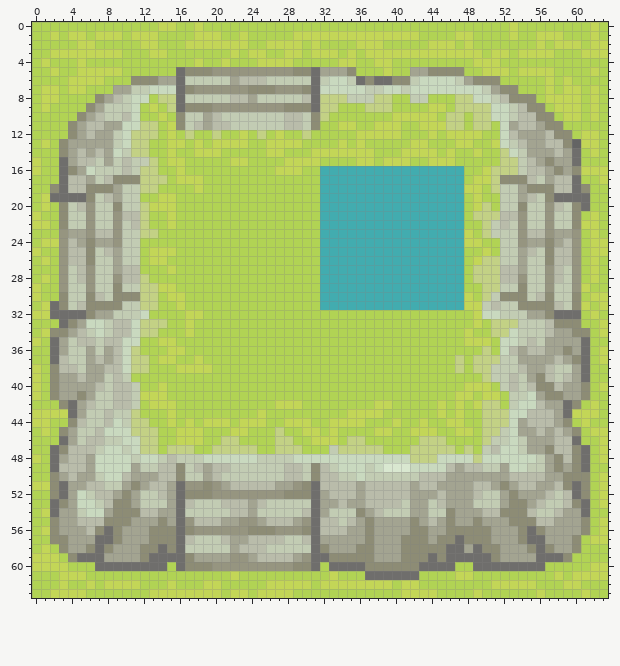
File history of a pixel-art sprite, Assets/MiniWorldSprites/Ground/ExpandedCliffMixed.png. Above is the file before it was changed.
The file is 64x64 pixels. Colours within 5 levels of each other are drawn and written as one.
Now the later version:
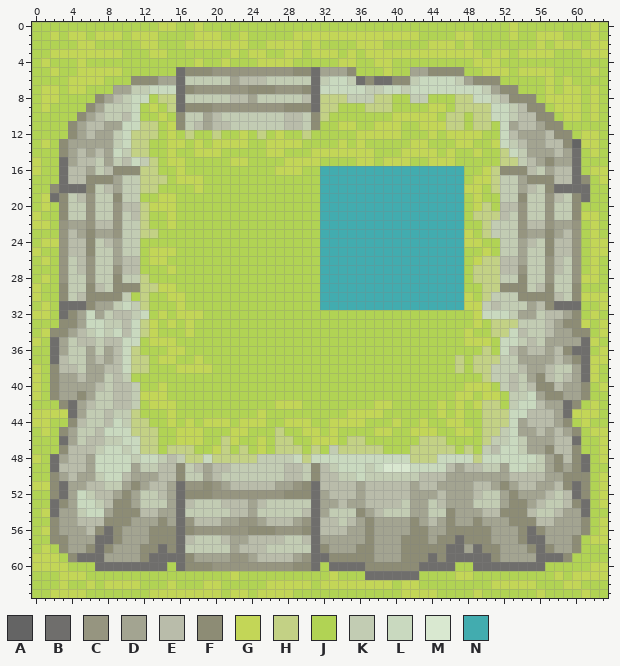
Palette (. is transparent): A #646464  B #6f6e6c  C #969580  D #a3a491  E #b9bcaa  F #8d8c75  G #c3d657  H #c3d185  J #b1d354  K #c2ccb3  L #c9d9bf  M #d9e8d0  N #42acaf
Log entry: fix texture inconsistency on edges
The exact change:
Changed rows in their new state; - is an unchanged pixel.
first column x 2:
15 ---------L---------------------------------------------------
16 --EED-EFFF----------------------------------------FFF-K-EEBJ-
17 ----FFFDKK----------------------------------------KKDFFF---F-
18 --BB-KE----------------------------------------------EK-BB-B-
19 -FKEC-KF--------------------------------------------FK-CEKF--
20 ---K---CEE----------------------------------------EEC---K--J-
21 --------K------------------------------------------K-------G-
22 -CDD-EE--K----------------------------------------K--EE-DDCJ-
23 --E-FDD----------------------------------------------DDF-E---
24 ---E-KED--------------------------------------------DEK-E----
25 ------K----------------------------------------------K-------
26 --K-C---EE----------------------------------------EE---C-K---
27 -------C--------------------------------------------C--------
28 ---K---FKK----------------------------------------KKF---K--G-
29 -F--FE--FF----------------------------------------FF--EF--FJ-
30 ---E-FF-KJ-J--------------------------------------KK-FF-E--G-
31 JBBB-DDKL--J----------------------------------------KDE-BBBJ-
32 J-FDL-KEE---G-G-----------------------------------L-D-KEEDF--
33 -F-----K---GJG------------------------------------------D--G-
34 -------L---G----------------------------------------E--------
35 -----------G------------------------------------------------G
36 --------------------------------------------------------E-B--
37 ------------------------------------------------------------G
38 ------------------------------------------------------------G
39 ------------------------------------------------------------G
first column x 2:
46 --------------------G--G------------------------------------
47 J-----------------G-J-JG-----H-----------------------------J
48 ---------------HH-HHHHH-----H-------------------------------
